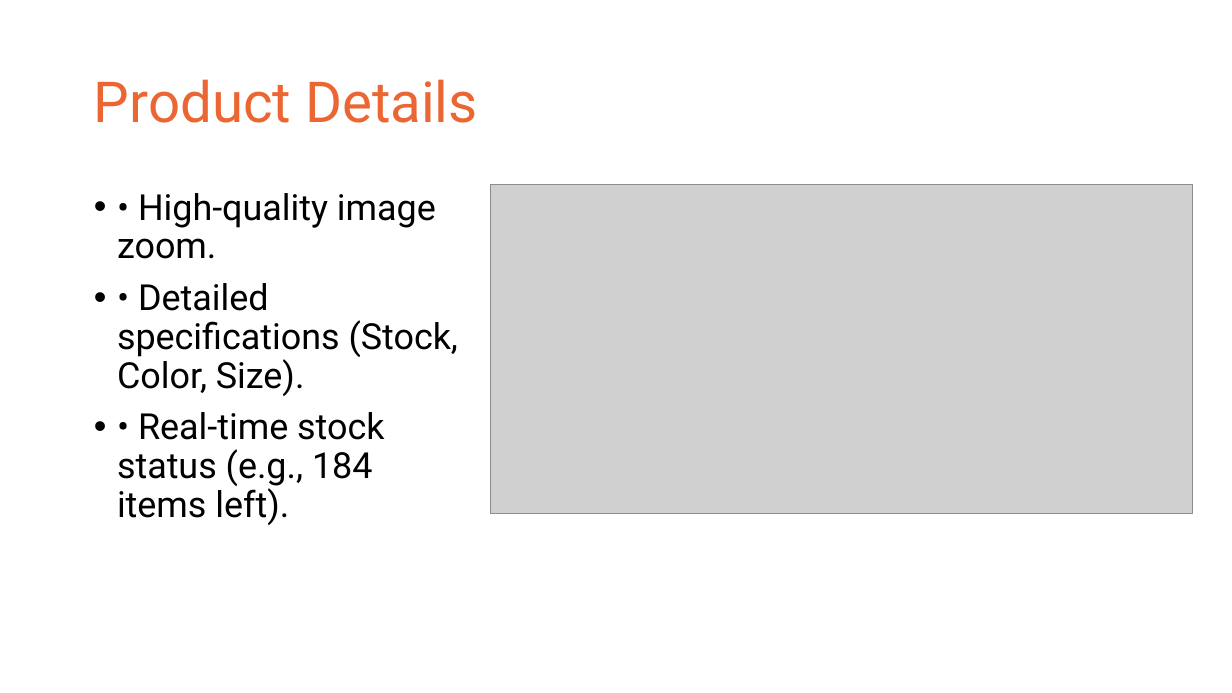
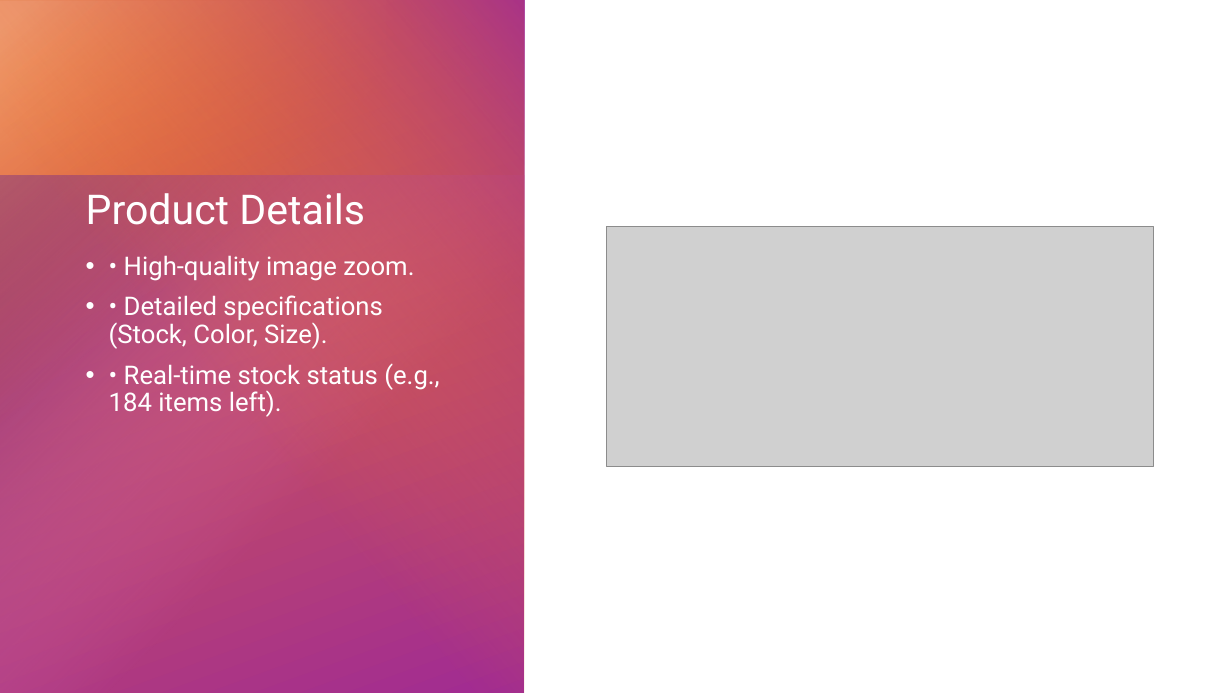
Before and after one commit to Youssef-Atef-20/E-Commerce, a slide deck: slide 6 of Hot Deals Platform.pptx (slide 4 before the commit). Drawn at 1232x693 pixels with LibreOffice and Linux fonts; fonts in the diff are those of the drawing; grey boxes stand for pictures. Boxes give left, top, right and bottom in pixels: in the first picture for what was removed or moved away, otherwise in the second. Text is boxed around its words. In the diff, an @@ line names an element or a change of style, - is before the commit and + after.

```diff
--- a/Hot Deals Platform.pptx
+++ b/Hot Deals Platform.pptx
@@ group added at box(0, 0, 525, 693): 4 rectangles @@
@@ title "Product Details": place and size @@
-title "Product Details" at box(94, 79, 478, 123)
+title "Product Details" at box(86, 193, 365, 225)
@@ title "Product Details" at box(86, 193, 365, 225): size 44 to 32 pt, text colour #EB6633 to #FFFFFF; vertical alignment middle to bottom @@
@@ picture: place and size @@
-picture at box(490, 185, 1192, 514)
+picture at box(607, 226, 1153, 467)
@@ text "• High-quality image zoom.": place and size @@
-text "• High-quality image zoom." at box(117, 193, 458, 525)
+text "• High-quality image zoom." at box(109, 255, 439, 417)
@@ text "• High-quality image zoom." at box(109, 255, 439, 417): size 28 to 20 pt, text colour #000000 to #FFFFFF @@
```
Also in this commit, not shown: 5 other slides changed, 5 slides added, 1 slide removed.
